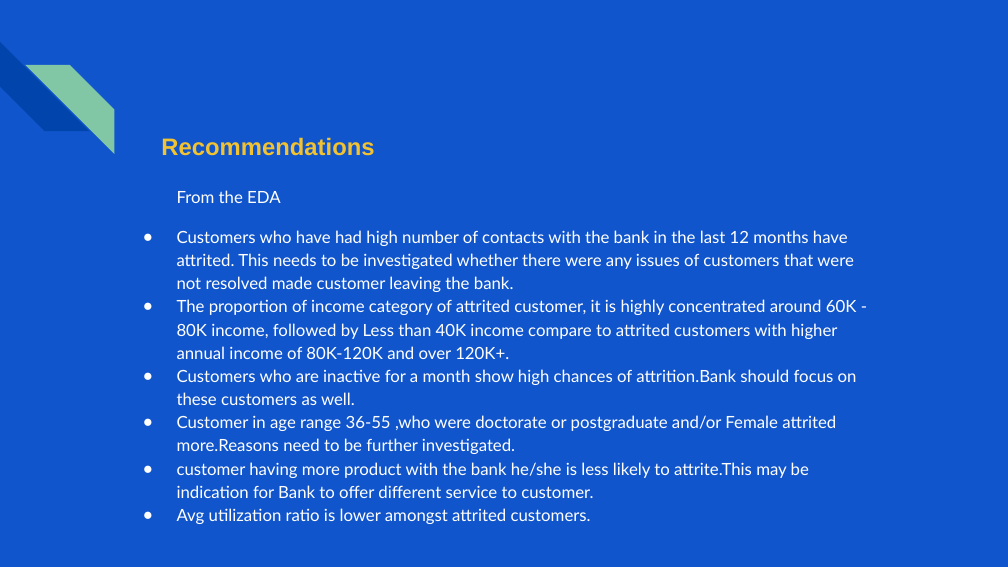
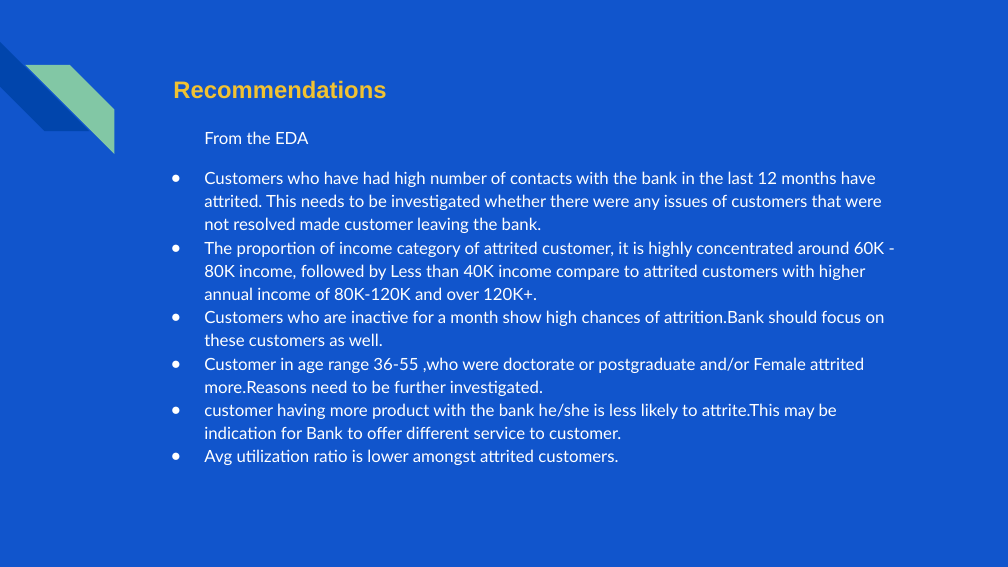
Before and after one commit to shaisid01/Data-Science, a slide deck: slide 27 of CapstoneProjects/Capstone 2/Docs/Customer Attrition Prediction on Credit Card data.pptx (slide 34 before the commit). Drawn at 1008x567 pixels with LibreOffice and Linux fonts; fonts in the diff are those of the drawing. Boxes give left, top, right and bottom in pixels: in the first picture for what was removed or moved away, otherwise in the second. Text is boxed around its words. In the diff, an @@ line names an element or a change of style, - is before the commit and + after.

```diff
--- a/CapstoneProjects/Capstone 2/Docs/Customer Attrition Prediction on Credit Card data.pptx
+++ b/CapstoneProjects/Capstone 2/Docs/Customer Attrition Prediction on Credit Card data.pptx
@@ title "Recommendations": place and size @@
-title "Recommendations" at [161, 137, 374, 156]
+title "Recommendations" at [173, 80, 386, 99]
@@ text "From the EDA": place and size @@
-text "From the EDA" at [177, 190, 857, 524]
+text "From the EDA" at [204, 131, 885, 465]
```
Also in this commit, not shown: 5 other slides changed, 7 slides removed, 1 other file.
